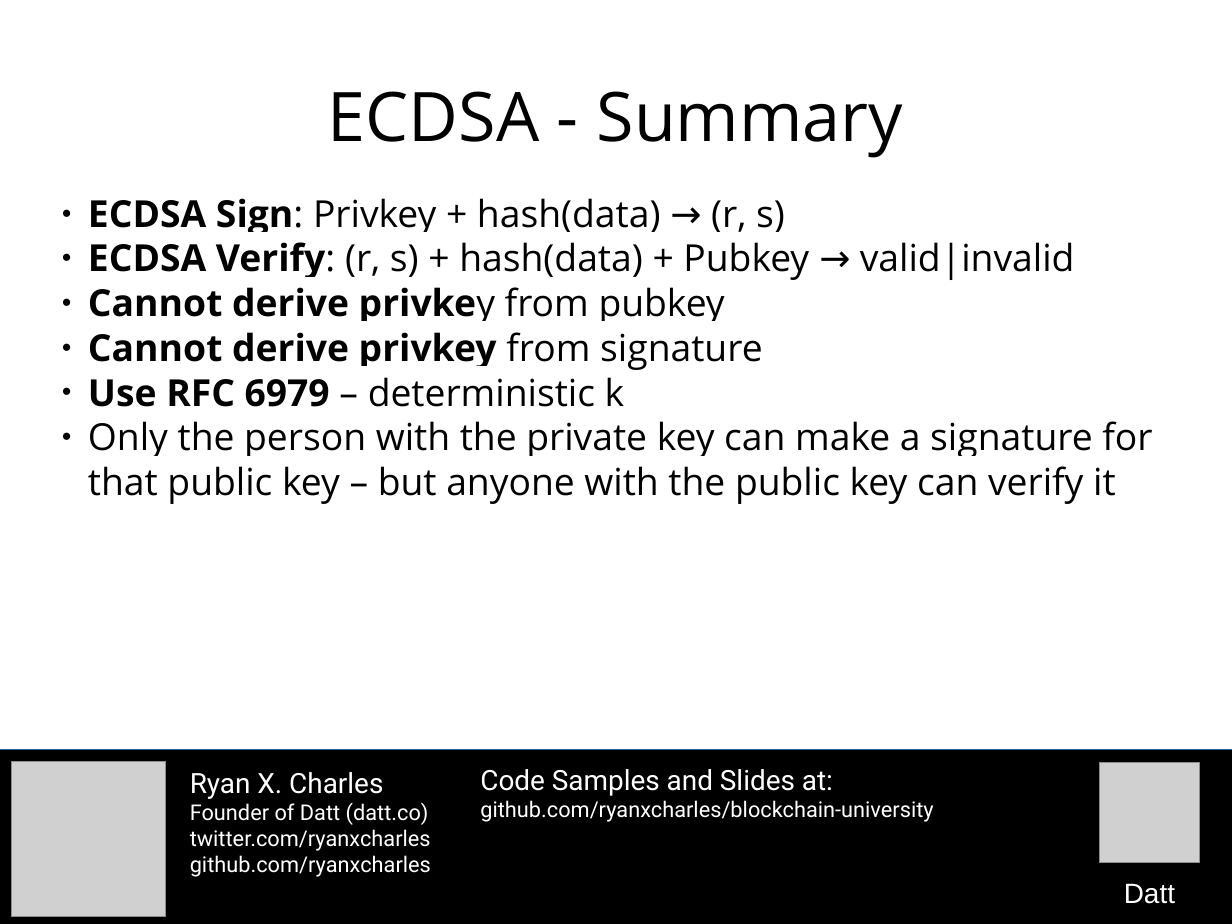
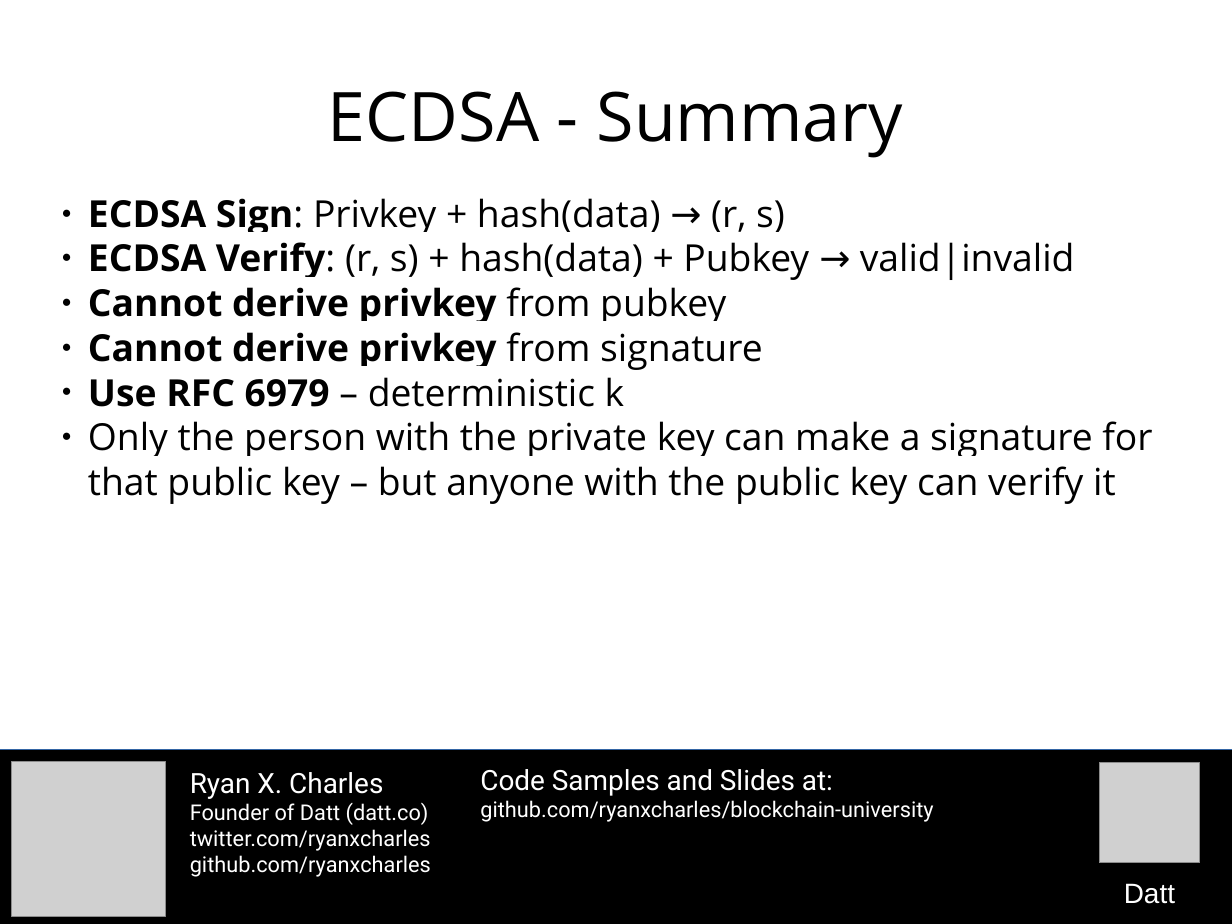
Before and after one commit to camelash/blockchain-university, a slide deck: slide 28 of slides/2015-10-26-bitcoin-cryptography.odp. Drawn at 1232x924 pixels with LibreOffice and Linux fonts; fonts in the diff are those of the drawing; grey boxes stand for pictures. Boxes give left, top, right and bottom in pixels: in the first picture for what was removed or moved away, otherwise in the second. Text is boxed around its words. In the diff, an @@ line names an element or a change of style, - is before the commit and + after.

```diff
--- a/slides/2015-10-26-bitcoin-cryptography.odp
+++ b/slides/2015-10-26-bitcoin-cryptography.odp
@@ subtitle at (x1=88, y1=287, x2=726, y2=321): bold on in "privkey" @@
```
Also in this commit, not shown: 2 other slides changed, 1 other file.
